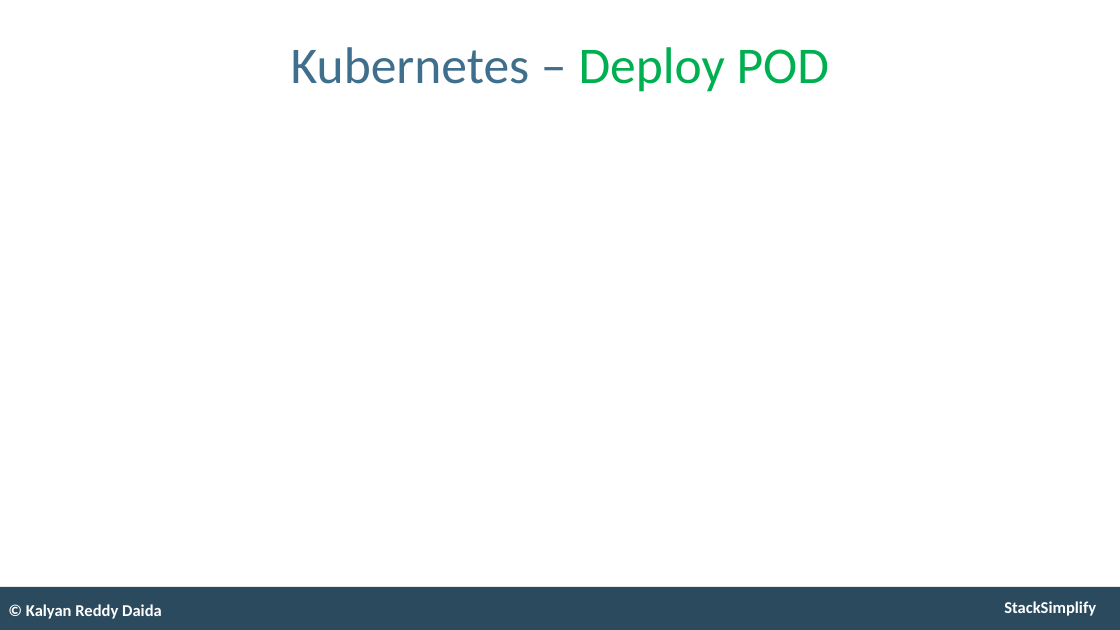
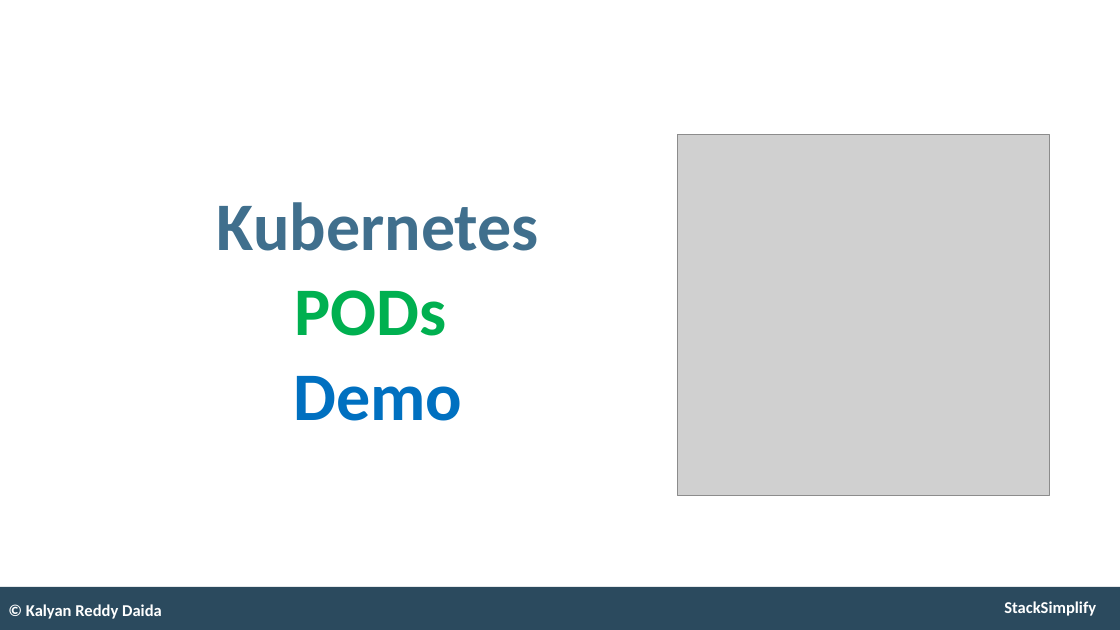
Before and after one commit to stacksimplify/aws-eks-kubernetes-masterclass, a slide deck: slide 18 of presentation/AWS-Fargate-and-EKS-Masterclass.pptx. Drawn at 1120x630 pixels with LibreOffice and Linux fonts; fonts in the diff are those of the drawing; grey boxes stand for pictures. Boxes give left, top, right and bottom in pixels: in the first picture for what was removed or moved away, otherwise in the second. Text is boxed around its words. In the diff, an @@ line names an element or a change of style, - is before the commit and + after.

```diff
--- a/presentation/AWS-Fargate-and-EKS-Masterclass.pptx
+++ b/presentation/AWS-Fargate-and-EKS-Masterclass.pptx
@@ title removed at (291,47,829,92) @@
-Kubernetes – Deploy POD
@@ picture added at (677,134,1049,496) @@
@@ text added at (217,202,539,421), 70 pt, text #406F8D, bold @@
+Kubernetes
+PODs
+Demo
```
Also in this commit, not shown: 4 other slides changed, 3 slides added, 11 other files.
